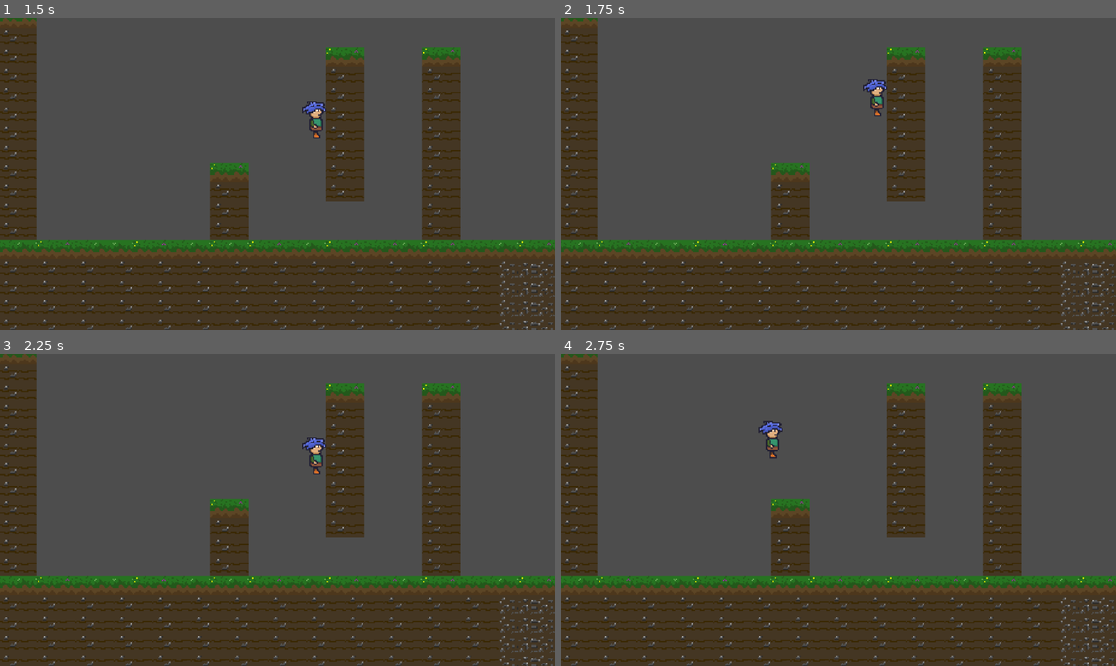
Above: before the commit, frames 1-4 (two rows, left to right).
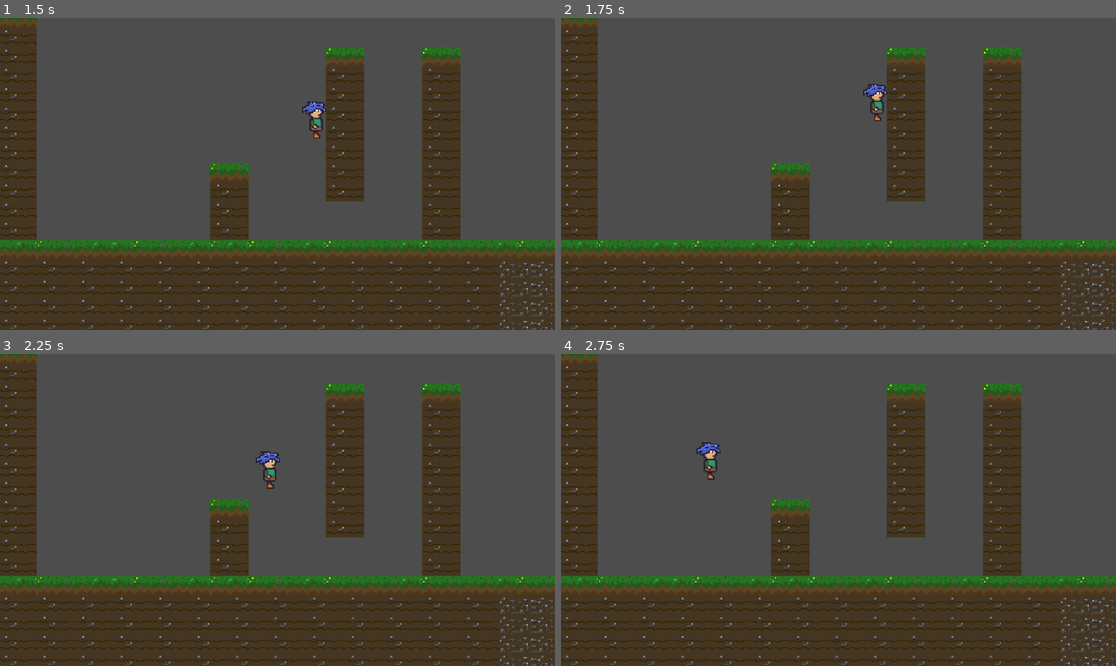
Above: after the commit, the same moments.

Repository: Gordon-Neb/Reventure
Game: Godot game, scene res://scenes/starting_area.tscn
The game is run twice, just before and just after one commit, with the same random seed, the same clock (stepped at 60 frames per second) and the same inputs.
Inputs:
- Up to frame 1 (1.5 s): tap Enter at 0.5 s; hold Right (Right) from 0.53 s (still down); tap Space (Jump) at 0.6, 0.77, 1.07 s; tap S (Dash) at 1.35 s
- Up to frame 2 (1.75 s): keep holding Right (Right); tap Space (Jump) at 1.52, 1.55 s
- Up to frame 3 (2.25 s): tap Space (Jump) at 1.82 s; release Right (Right) at 2.03 s; hold A (Left) from 2.03 s (still down); hold Shift (Sprint) from 2.03 s (still down)
- Up to frame 4 (2.75 s): keep holding A (Left); keep holding Shift (Sprint); tap Space (Jump) at 2.3 s

Frame 1 is identical in both runs. In frame 2, 0.3% of the frame differs, in the area x 54-59%, y 19-33%; in frame 3, 0.6%; in frame 4, 0.6%, in the area x 24-40%, y 21-41%.

Commit message:
Wall Slide works and started work on wall jump

Diff:
--- a/scripts/player_states/states/slide.gd
+++ b/scripts/player_states/states/slide.gd
@@ -6,8 +6,7 @@
 
 func input(_event: InputEvent) -> BaseState:
 
-	if Input.is_action_just_pressed("Jump"):
-		return jump_node
+
 	return null
 
 func physics_process(_delta: float) -> BaseState:
@@ -18,6 +17,15 @@
 		#player.animations.flip_h = true
 	elif Input.is_action_pressed("Right"):
 		move = 1
+
+	player.velocity.x = move * playerStats.WALK_SPEED
+
+	if Input.is_action_just_pressed("Jump"):
+		#Worsk but jump logic interfers instantly after this distance is applied need timer for that
+		player.velocity.x = -move * playerStats.PUSH_DISTANCE
+		player.move_and_slide()
+		player.wallSlideTimer.start()
+		return jump_node
 
 	player.velocity.y = playerStats.WALL_GRAVITY
 	player.set_velocity(player.velocity)
@@ -32,4 +40,7 @@
 			return walk_node
 		else:
 			return idle_node
+
+	if not player.is_on_wall():
+		return fall_node
 	return null
